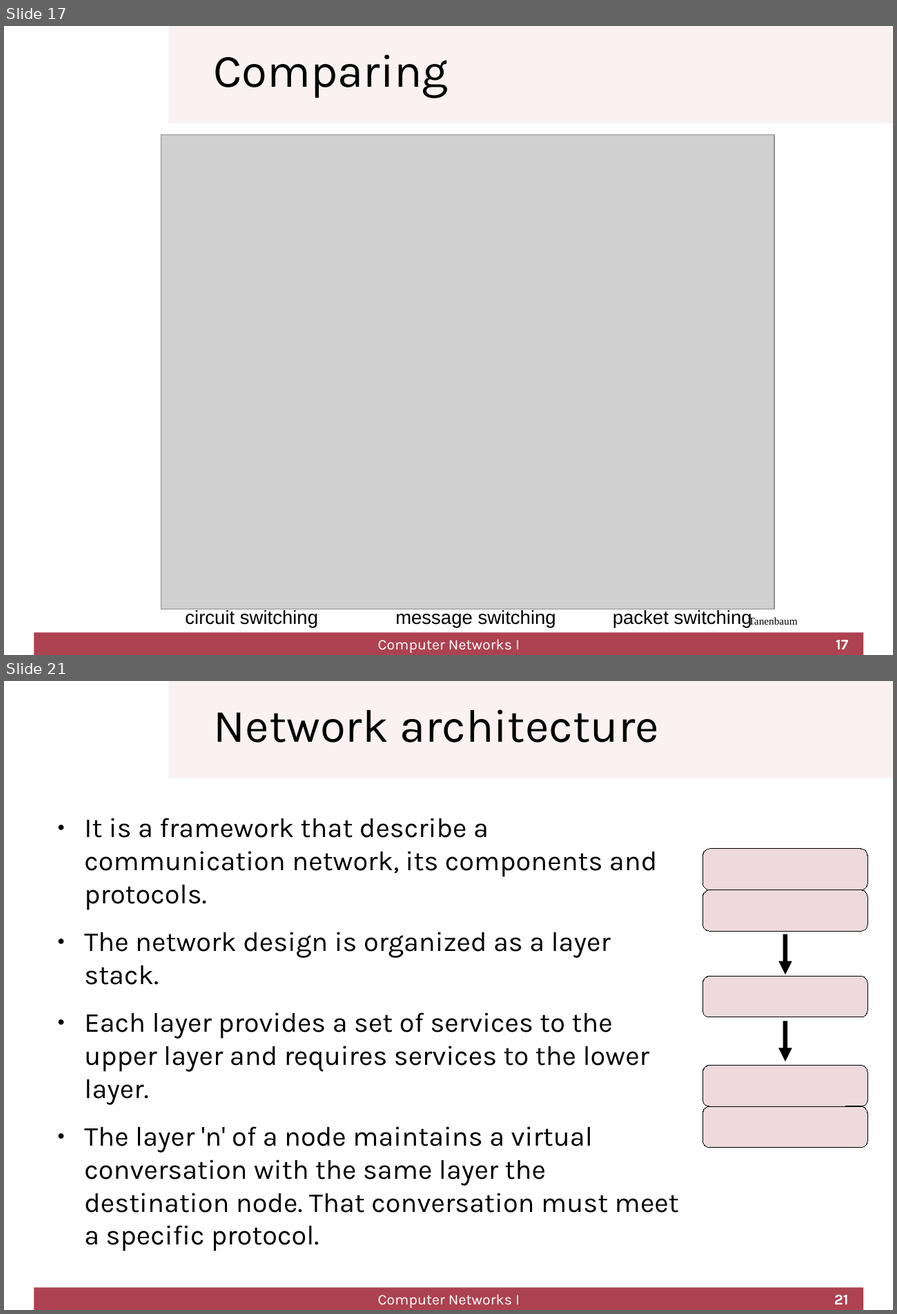
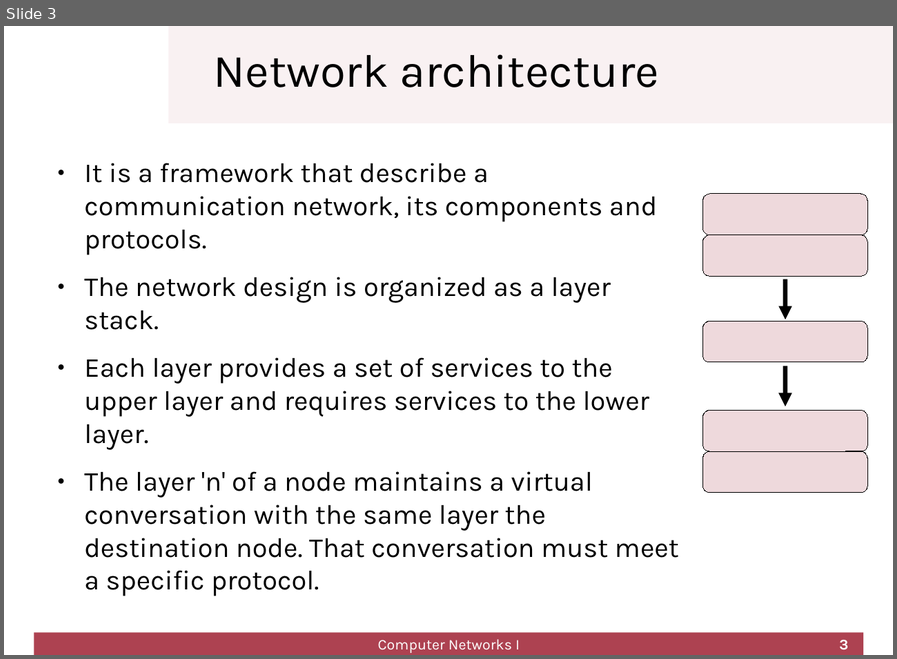
Before and after one commit to cletomartin/redes1, a slide deck: slides/architecture.odp. Shown one above the other, each under a label of ours: slides 17 and 21 before the commit, slide 3 after it; the slides between them are not shown. The pictures are 897x1314 and 897x659 pixels, drawn with LibreOffice and Linux fonts; fonts in the diff are those of the drawing; grey boxes stand for pictures; background and template pictures are left out. Boxes give left, top, right and bottom in pixels: in the first picture for what was removed or moved away, otherwise in the second. Text is boxed around its words. In the diff, an @@ line names an element or a change of style, - is before the commit and + after.

```diff
--- a/slides/architecture.odp
+++ b/slides/architecture.odp
@@ slide 17 removed at [4, 26, 893, 655], background #FFFFFF; not listed: 2 template elements that a slide beside it also shows @@
@@ title removed at [214, 54, 448, 98] @@
-Comparing
@@ picture removed at [161, 135, 774, 609] @@
@@ text removed at [185, 610, 318, 628] @@
-circuit switching
@@ text removed at [395, 610, 556, 628] @@
-message switching
@@ text removed at [613, 610, 752, 628] @@
-packet switching
@@ text removed at [749, 616, 797, 627] @@
-Tanenbaum
@@ text removed at [378, 639, 519, 653] @@
-Computer Networks I
@@ page number removed at [835, 639, 848, 649] @@
-17
@@ what was slide 21 is now slide 3 @@
@@ page number at [839, 639, 848, 650]: text changed @@
-21
+3
```
Also in this commit, not shown: 3 slides changed, 17 other slides removed, 3 other files.
